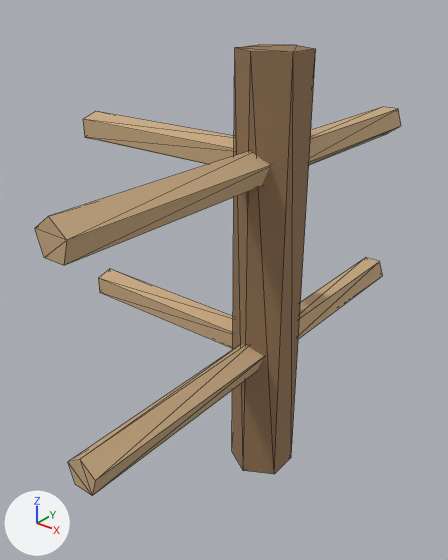
What one commit did to the glTF model assets/3d/models/pen_fence_0d.glb.
Both versions are drawn from a 50 mm lens placed at (0.644, -0.945, 1.008), pointed at (-0.136, 0.03, 0.403). The axes (+X, +Y, +Z) are drawn at lower left. The lights are the same throughout. The older version comes first. Mesh edges are drawn as thin lines. Vertices at exactly the same position are counted once.

Objects in the first picture: 'pen_fence_0d'.
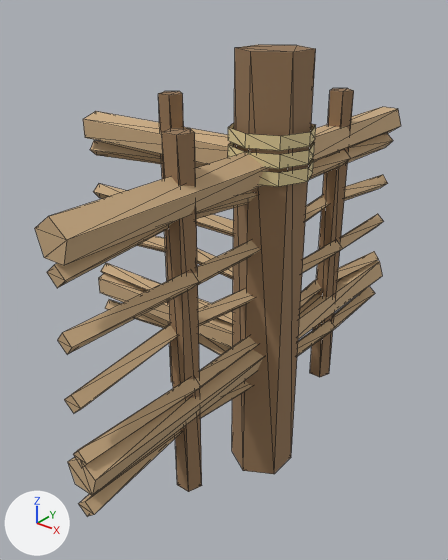
What changed in the scene script:
```text
Add mat_thatch:
    mat_thatch = principled_material('thatch')
    mat_thatch.base_color = (0.78, 0.64, 0.33)  # beige #e5d19b
    mat_thatch.roughness = 0.85
Change me_pen_fence_0d:
    used by ob_pen_fence_0d; location = (0.0, 0.0, 0.0)
    remove me_pen_fence_0d.from_pydata(...)  # 72 vertices, 116 faces; spans x -0.5..0.061, y -0.5..0.5, z 0.0..0.9
    add me_pen_fence_0d.from_pydata(...)  # 330 vertices, 512 faces; spans x -0.501..0.081, y -0.501..0.501, z 0.0..0.9
    me_pen_fence_0d part 1: a new loose piece, a 5-sided cylinder along z spanning x -0.025..0.025, y 0.229..0.276, z 0.1..0.8, in mat_trunk (brown #957655)
    me_pen_fence_0d part 2: a new loose piece, a 5-sided cylinder along z spanning x -0.025..0.025, y -0.271..-0.224, z 0.1..0.8, in mat_trunk (brown #957655)
    me_pen_fence_0d part 3: a new loose piece, a 5-sided cylinder along z spanning x -0.275..-0.225, y -0.021..0.026, z 0.1..0.8, in mat_trunk (brown #957655)
    me_pen_fence_0d part 4: 228 vertices added at x -0.501..0.081, y -0.501..0.501, z 0.212..0.767
    add me_pen_fence_0d.materials.append(mat_thatch)  # beige #e5d19b
```

What differs and where, as boxes [x1, y1, x2, y2] in the pictures (448 x 560 px):
'pen_fence_0d', reshaped
    before: [35, 45, 401, 496]
    after: [35, 45, 401, 516]
part 1 of me_pen_fence_0d, added (brown)
    after: [310, 88, 354, 377]
part 2 of me_pen_fence_0d, added (brown)
    after: [162, 128, 202, 492]
part 3 of me_pen_fence_0d, added
    after: [158, 91, 184, 383]
part 4 of me_pen_fence_0d, added (beige)
    after: [47, 123, 393, 516]
